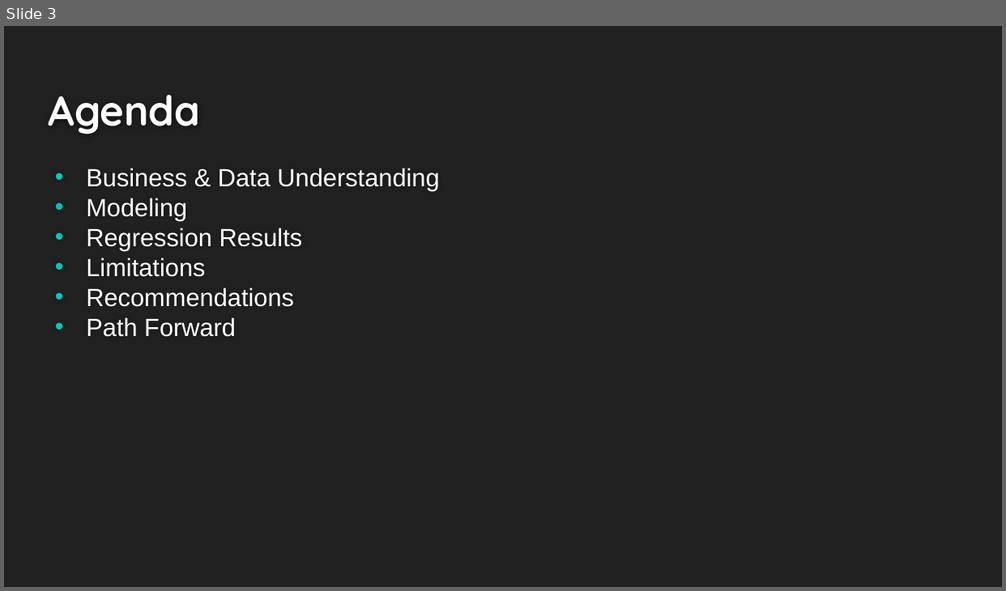
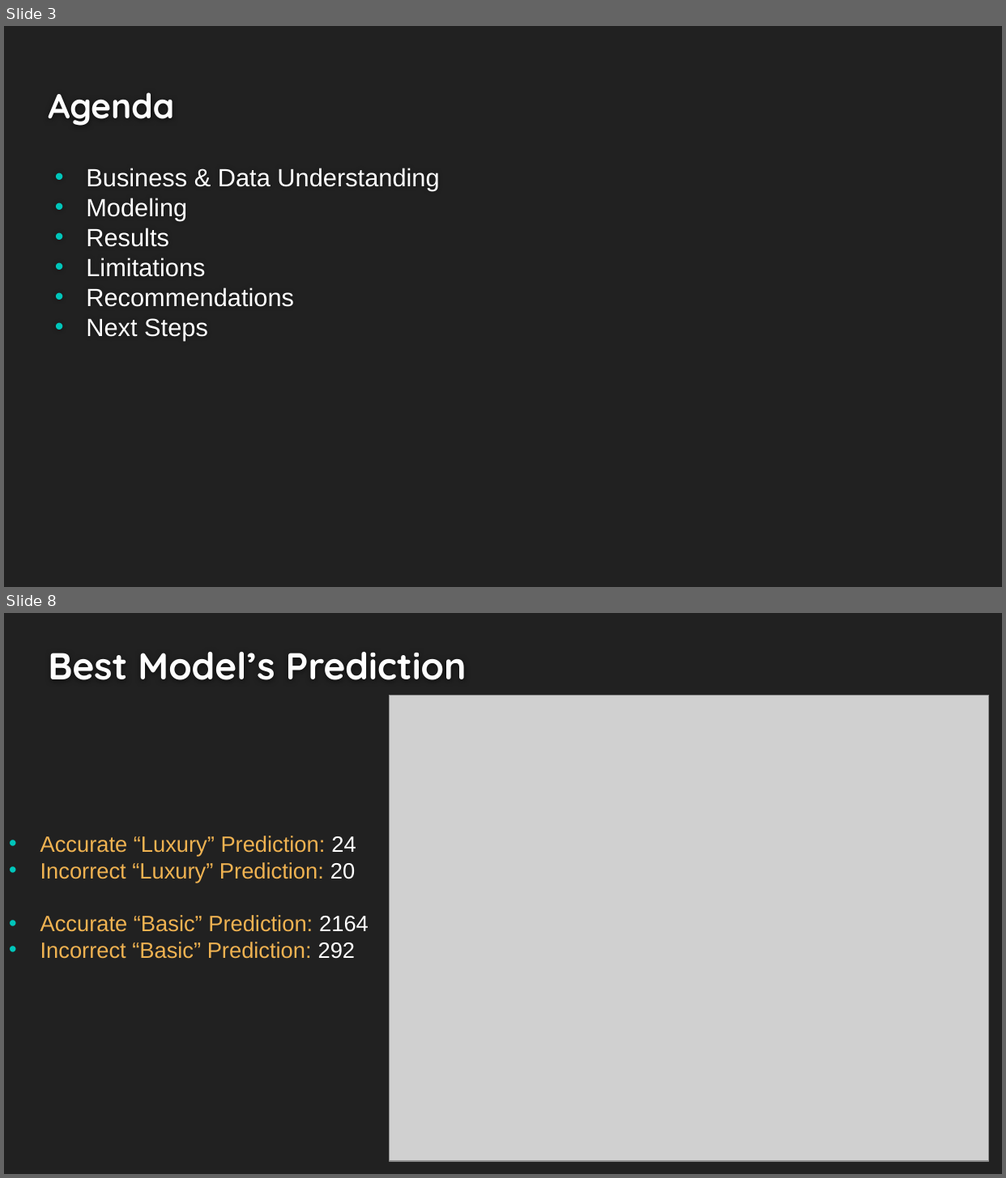
Before and after one commit to Dmvinedata/Paris_Housing_P3, a slide deck: Phase3_Project_Presentation_DJackson.pptx. Shown one above the other, each under a label of ours: slide 3 before the commit, slides 3 and 8 after it; the slides between them are not shown. The pictures are 1006x591 and 1006x1178 pixels, drawn with LibreOffice and Linux fonts; fonts in the diff are those of the drawing; grey boxes stand for pictures. Boxes give left, top, right and bottom in pixels: in the first picture for what was removed or moved away, otherwise in the second. Text is boxed around its words. In the diff, an @@ line names an element or a change of style, - is before the commit and + after.

```diff
--- a/Phase3_Project_Presentation_DJackson.pptx
+++ b/Phase3_Project_Presentation_DJackson.pptx
@@ slide 8 added at [4,613,1002,1174], background #212121 @@
@@ title added at [48,652,467,680], 27 pt, text #FEFEFE, bold @@
+Best Model’s Prediction
@@ picture added at [390,695,989,1161] @@
@@ text added at [40,836,368,959], 16 pt, text #EFB251 @@
+            • Accurate “Luxury” Prediction: 24
+            • Incorrect “Luxury” Prediction: 20
+            • Accurate “Basic” Prediction: 2164
+            • Incorrect “Basic” Prediction: 292
@@ slide 3 changed as well @@
@@ title "Agenda" at [48,92,174,126]: size 30 to 24.9 pt @@
@@ text at [86,228,169,247]: text changed @@
-• Regression Results
+• Results
@@ text at [86,318,208,340]: text changed @@
-• Path Forward
+• Next Steps
```
Also in this commit, not shown: 5 other slides changed, 5 other slides added, 6 slides removed, 5 other files.
